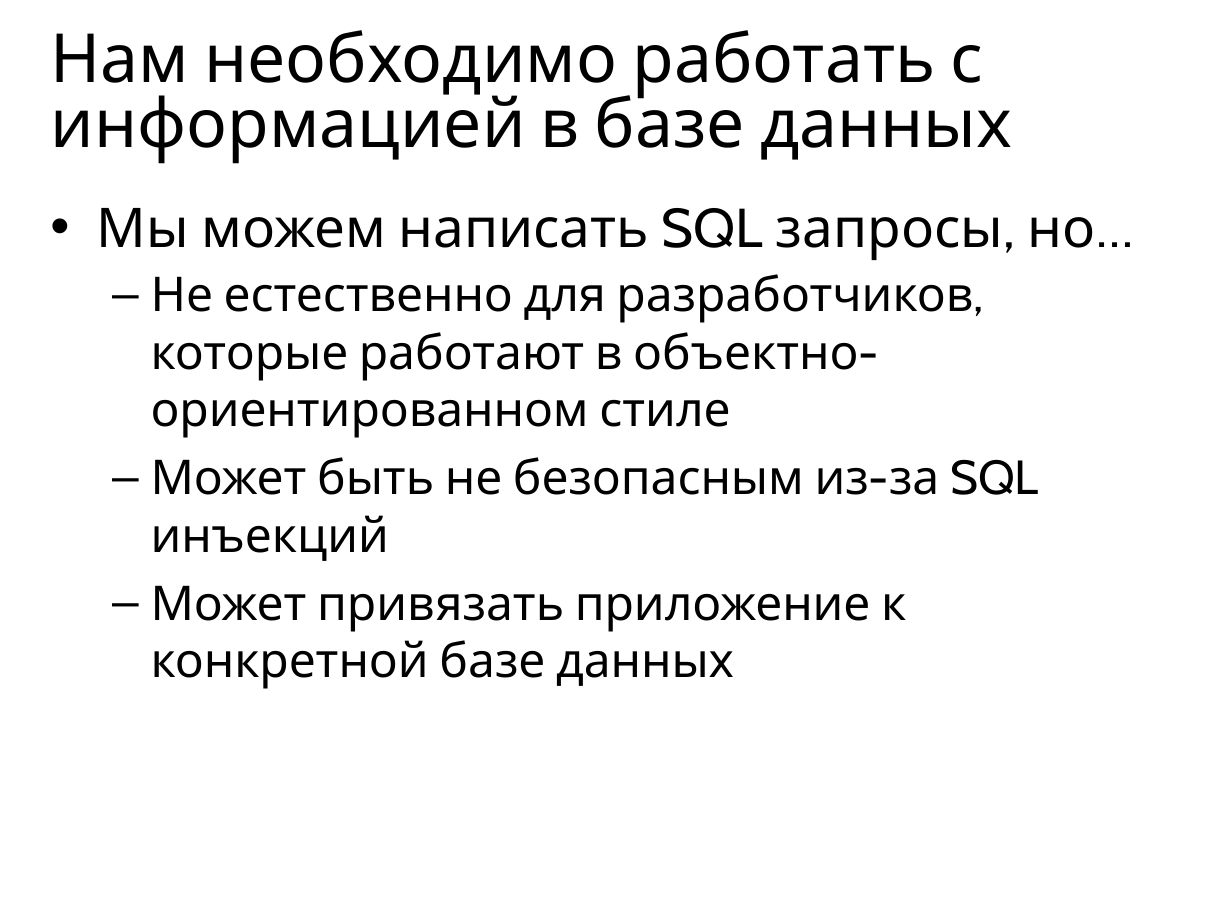
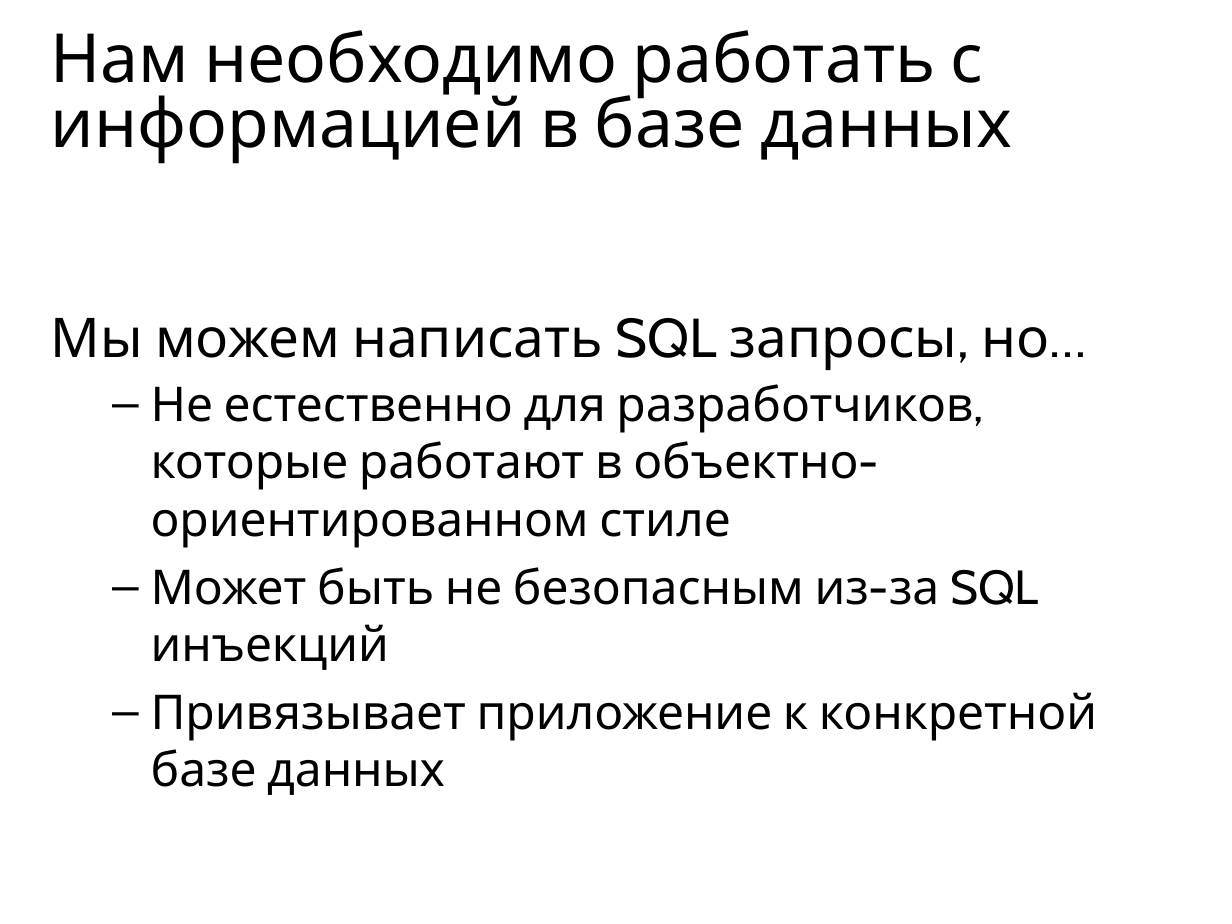
Before and after one commit to maxchv/LearnPython, a slide deck: slide 8 of week12/Models.pptx. Drawn at 1232x924 pixels with LibreOffice and Linux fonts; fonts in the diff are those of the drawing. Boxes give left, top, right and bottom in pixels: in the first picture for what was removed or moved away, otherwise in the second. Text is boxed around its words. In the diff, an @@ line names an element or a change of style, - is before the commit and + after.

```diff
--- a/week12/Models.pptx
+++ b/week12/Models.pptx
@@ text "Мы можем написать SQL запросы, ...": place and size @@
-text "Мы можем написать SQL запросы, ..." at (97,208,1133,689)
+text "Мы можем написать SQL запросы, ..." at (50,318,1097,795)
@@ text at (50,318,1087,370): bullet • to none @@
@@ text at (151,692,1097,795): text changed @@
-  – Может привязать приложение к конкретной базе данных
+  – Привязывает приложение к конкретной базе данных
```
Also in this commit, not shown: 21 other slides changed, 24 slides added, 12 slides removed, 33 other files.
